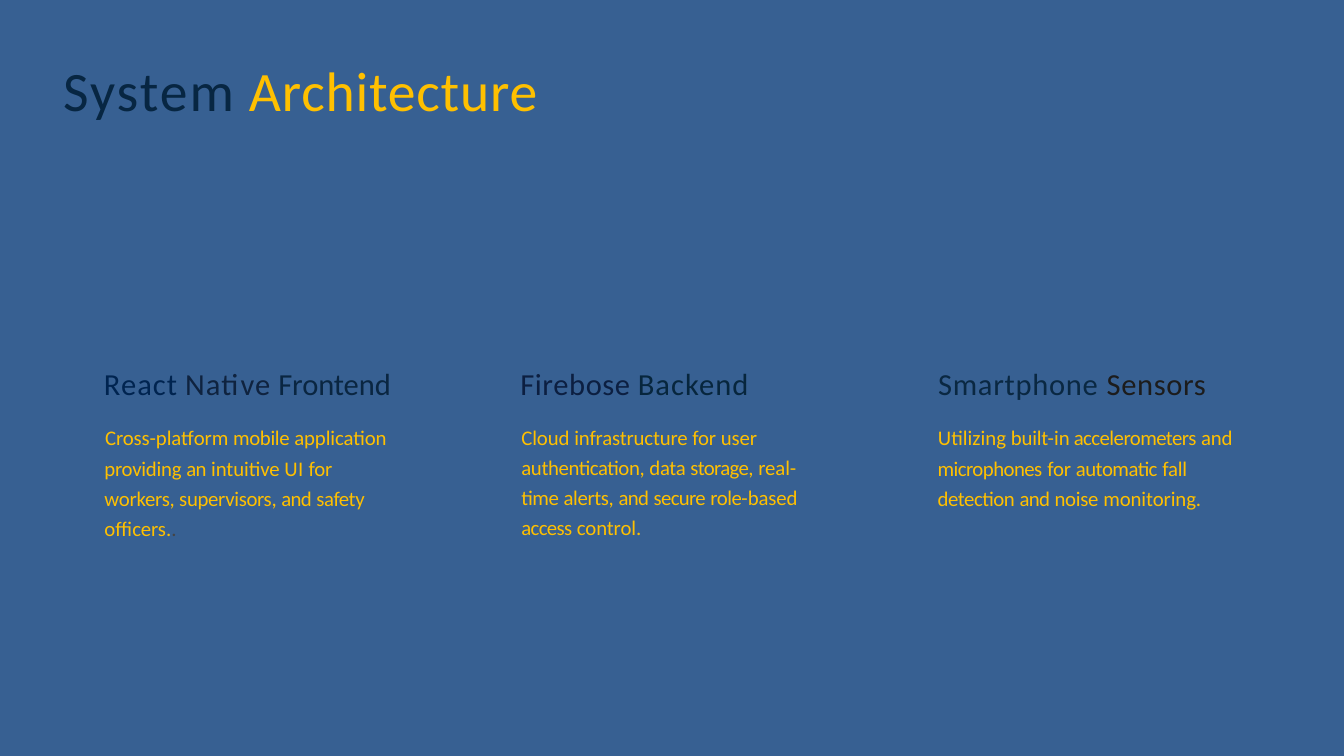
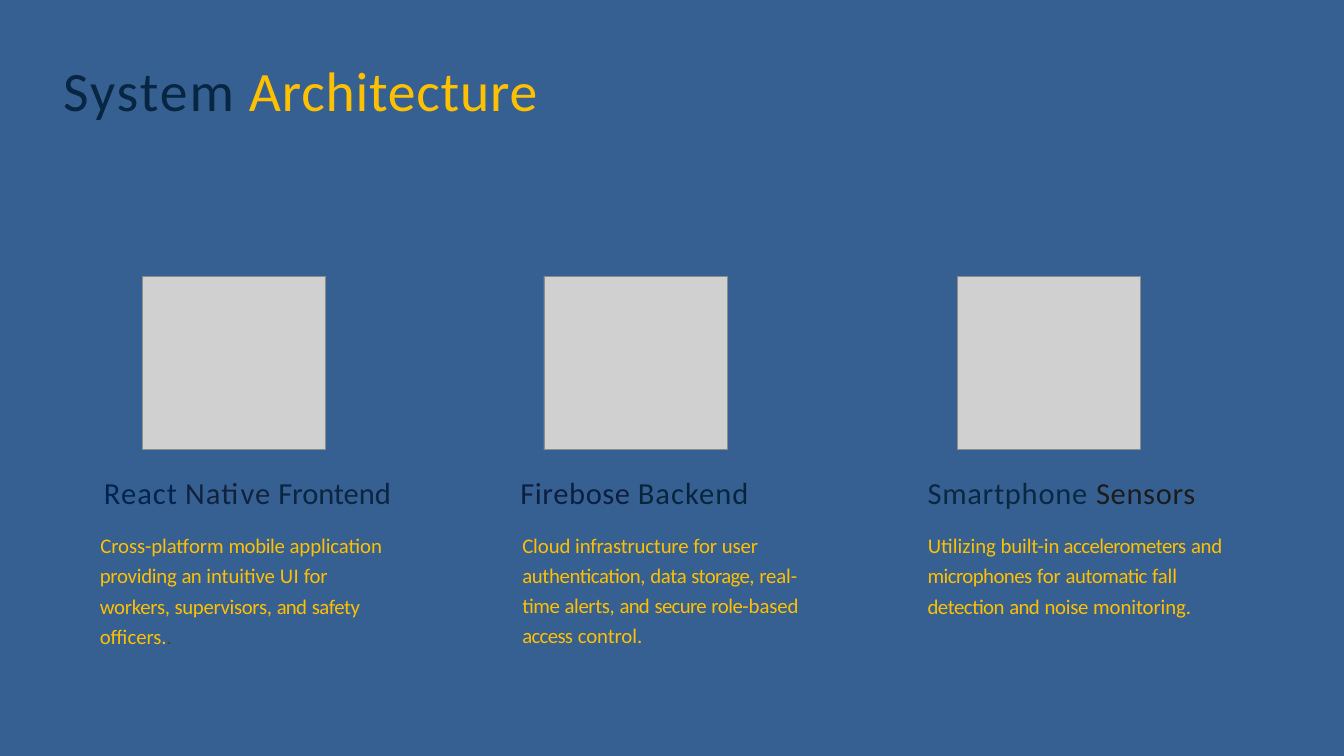
Before and after one commit to raunanehale06-png/UNAM-I3691CP-Group-16-Mineshield, a slide deck: slide 4 of MineShield - Smart Mine Safety.pptx. Drawn at 1344x756 pixels with LibreOffice and Linux fonts; fonts in the diff are those of the drawing; grey boxes stand for pictures. Boxes give left, top, right and bottom in pixels: in the first picture for what was removed or moved away, otherwise in the second. Text is boxed around its words. In the diff, an @@ line names an element or a change of style, - is before the commit and + after.

Commit message:
Presentation_Doc_V2

```diff
--- a/MineShield - Smart Mine Safety.pptx
+++ b/MineShield - Smart Mine Safety.pptx
@@ picture added at (x1=142, y1=276, x2=326, y2=449) @@
@@ picture added at (x1=544, y1=276, x2=727, y2=449) @@
@@ picture added at (x1=957, y1=276, x2=1140, y2=449) @@
@@ text "React Native Frontend" moved from (x1=104, y1=374, x2=391, y2=395) to (x1=104, y1=483, x2=391, y2=504) @@
@@ text "Firebose Backend" moved from (x1=520, y1=374, x2=749, y2=395) to (x1=520, y1=483, x2=749, y2=504) @@
@@ text "Smartphone Sensors" moved from (x1=938, y1=374, x2=1206, y2=400) to (x1=928, y1=483, x2=1195, y2=509) @@
@@ text "Cross-platform mobile application providing an ..." moved from (x1=104, y1=430, x2=386, y2=510) to (x1=100, y1=538, x2=382, y2=618) @@
@@ text "Cloud infrastructure for user authentication, ..." moved from (x1=521, y1=430, x2=797, y2=535) to (x1=522, y1=538, x2=798, y2=643) @@
@@ text "Utilizing built-in accelerometers and microphones ..." moved from (x1=938, y1=430, x2=1232, y2=510) to (x1=928, y1=538, x2=1222, y2=618) @@
```
Also in this commit, not shown: 3 other slides changed.
